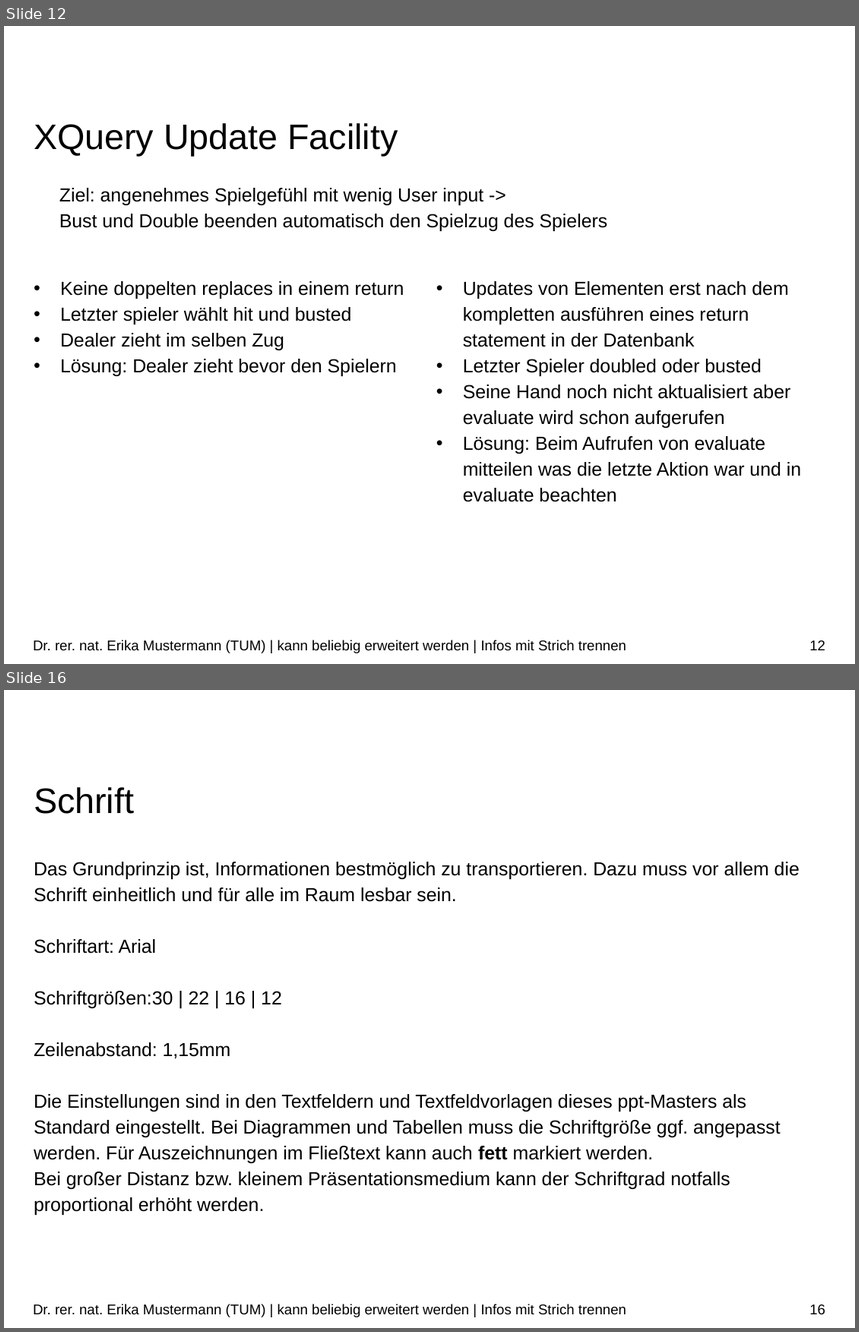
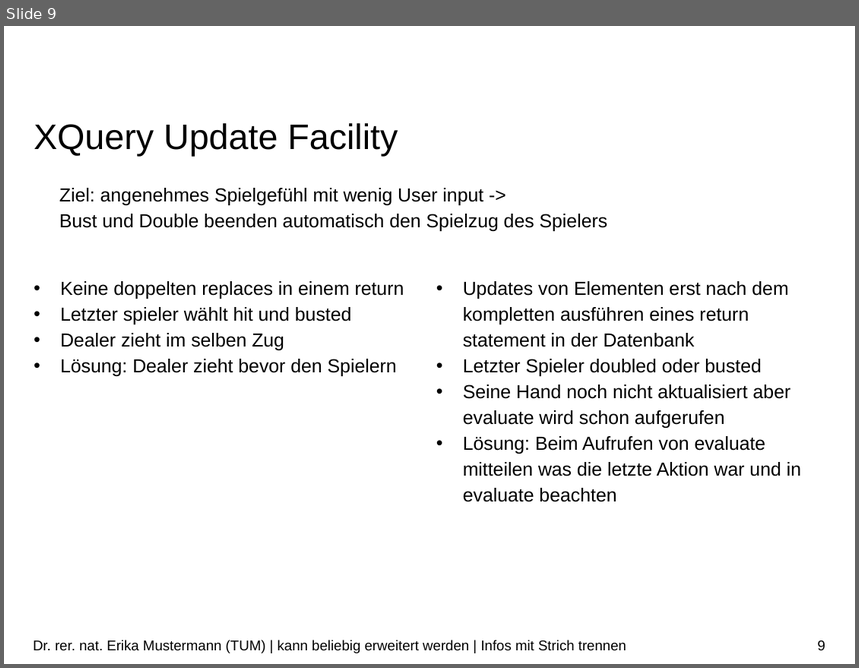
Before and after one commit to danielmeint/xml, a slide deck: presentation/Präsentation.pptx. Shown one above the other, each under a label of ours: slides 12 and 16 before the commit, slide 9 after it; the slides between them are not shown. The pictures are 859x1332 and 859x668 pixels, drawn with LibreOffice and Linux fonts; fonts in the diff are those of the drawing; background and template pictures are left out. Boxes give left, top, right and bottom in pixels: in the first picture for what was removed or moved away, otherwise in the second. Text is boxed around its words. In the diff, an @@ line names an element or a change of style, - is before the commit and + after.

```diff
--- a/presentation/Präsentation.pptx
+++ b/presentation/Präsentation.pptx
@@ slide 16 removed at [4,690,855,1328], background #FFFFFF @@
@@ title removed at [34,787,134,814] @@
-Schrift
@@ text removed at [34,862,800,1215] @@
-Das Grundprinzip ist, Informationen bestmöglich zu transportieren. Dazu muss vor allem die Schrift einheitlich und für alle im Raum lesbar sein.
-Schriftart: Arial
-Schriftgrößen:30 | 22 | 16 | 12
-Zeilenabstand: 1,15mm
-Die Einstellungen sind in den Textfeldern und Textfeldvorlagen dieses ppt-Masters als Standard eingestellt. Bei Diagrammen und Tabellen muss die Schriftgröße ggf. angepasst werden. Für Auszeichnungen im Fließtext kann auch fett markiert werden.
-Bei großer Distanz bzw. kleinem Präsentationsmedium kann der Schriftgrad notfalls proportional erhöht werden.
@@ text removed at [33,1304,626,1318] @@
-Dr. rer. nat. Erika Mustermann (TUM) | kann beliebig erweitert werden | Infos mit Strich trennen
@@ page number removed at [810,1305,826,1315] @@
-16
@@ what was slide 12 is now slide 9 @@
@@ page number at [818,641,826,651]: text changed @@
-12
+9
```
Also in this commit, not shown: 2 slides changed, 21 other slides removed, 2 other files.
